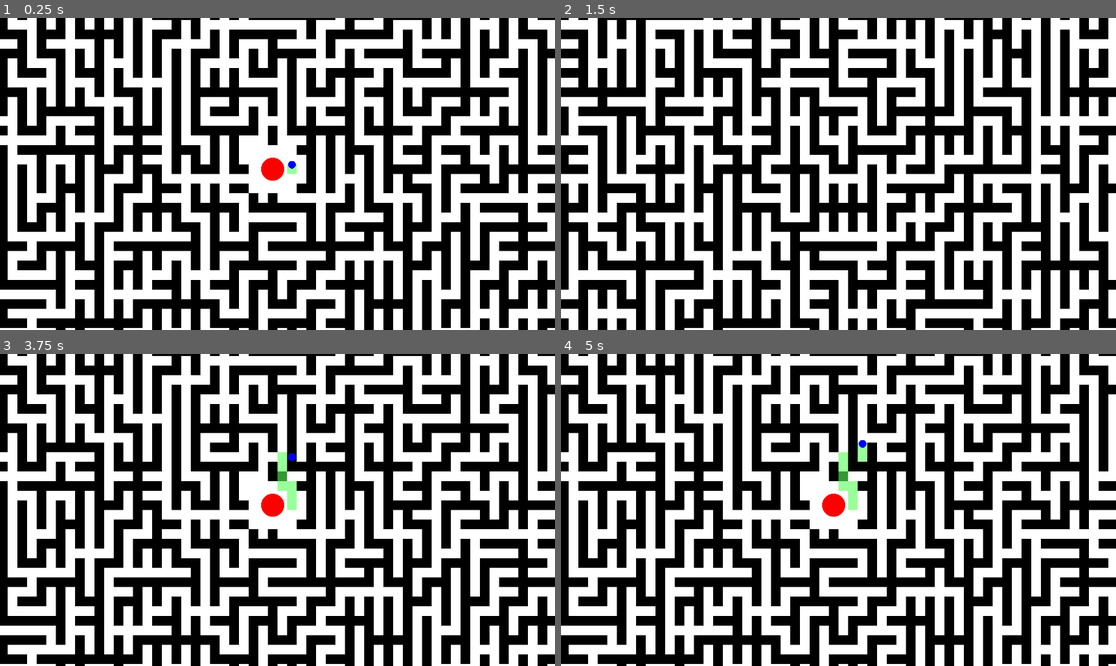
Above: before the commit, frames 1-4 (two rows, left to right).
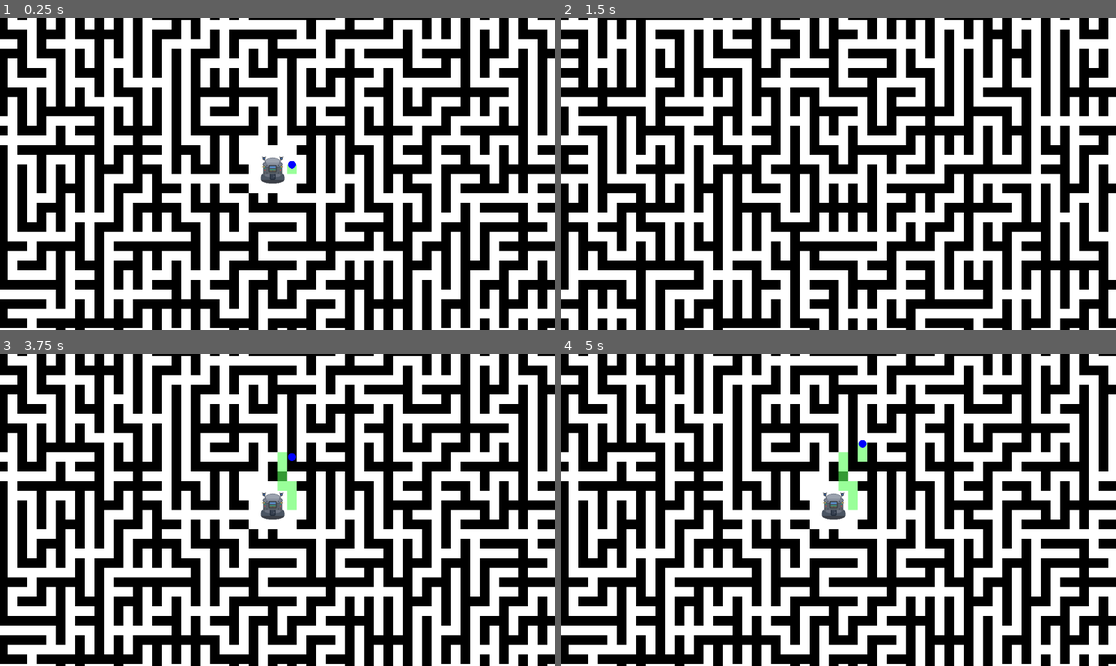
Above: after the commit, the same moments.

Repository: Onheiron/robottini-in-un-labirinto-pazzeschissimo
Game: Godot game, scene res://main.tscn
The game is run twice, just before and just after one commit, with the same random seed, the same clock (stepped at 60 frames per second) and the same inputs.
Inputs (mouse positions are in pixels of both pictures, inside the frame that each line leads up to):
- Up to frame 1 (0.25 s): no input
- Up to frame 2 (1.5 s): tap Enter at 0.5 s; move the mouse to (960, 158) at 0.52 s; hold Right (ui_right) 0.53-1.25 s; click (960, 158) at 0.67 s; tap Space at 1.25 s; drag from (727, 189) to (810, 236) at 1.27 s
- Up to frame 3 (3.75 s): tap Enter at 2, 3.5 s; move the mouse to (333, 441) at 2.02 s; hold Right (ui_right) 2.03-2.75 s; tap Space at 2.75 s; drag from (249, 572) to (111, 463) at 2.77 s; move the mouse to (444, 556) at 3.52 s; hold Left (ui_left) from 3.53 s (still down)
- Up to frame 4 (5 s): release Left (ui_left) at 4.25 s; tap Space at 4.25 s; drag from (672, 463) to (755, 432) at 4.27 s

The runs differ from the first frame. In frame 1, 0.3% of the frame differs, in the area x 46-52%, y 44-54%; in frame 2, nothing differs; in frame 3, 0.3%; in frame 4, 0.3%.

Commit message:
zoom & pan

Diff:
--- /dev/null
+++ b/assets/robot_base.svg
@@ -0,0 +1,81 @@
+<?xml version="1.0" encoding="UTF-8"?>
+<svg width="64" height="80" viewBox="0 0 64 80" xmlns="http://www.w3.org/2000/svg">
+  <!-- Shadow at ground level - centered on the base center -->
+  <ellipse cx="32" cy="62" rx="20" ry="5" fill="#00000030"/>
+
+  <!-- Base platform bottom (more 3D perspective) -->
+  <ellipse cx="32" cy="62" rx="24" ry="8" fill="#3B3F47"/>
+
+  <!-- Base platform sides -->
+  <path d="M 8 62 L 8 56 Q 8 52 12 50 L 52 50 Q 56 52 56 56 L 56 62" fill="#4B5563" stroke="#374151" stroke-width="1"/>
+
+  <!-- Main body cylinder -->
+  <ellipse cx="32" cy="50" rx="20" ry="7" fill="#6B7280"/>
+  <rect x="12" y="30" width="40" height="20" fill="#5A6169"/>
+  <ellipse cx="32" cy="30" rx="20" ry="7" fill="#7B8290" stroke="#4B5563" stroke-width="1.5"/>
+
+  <!-- Top dome -->
+  <ellipse cx="32" cy="26" rx="16" ry="6" fill="#8B92A0"/>
+  <path d="M 16 26 Q 16 18 32 16 Q 48 18 48 26" fill="#9CA3AF" stroke="#6B7280" stroke-width="1"/>
+
+  <!-- Central panel with details -->
+  <rect x="24" y="32" width="16" height="14" rx="2" fill="#4A5057" stroke="#2D3338" stroke-width="1"/>
+  <rect x="26" y="34" width="12" height="4" rx="1" fill="#60A5FA" opacity="0.7"/>
+  <rect x="26" y="40" width="12" height="2" rx="0.5" fill="#34D399" opacity="0.6"/>
+  <rect x="26" y="43" width="5" height="1" rx="0.5" fill="#F59E0B" opacity="0.6"/>
+  <rect x="33" y="43" width="5" height="1" rx="0.5" fill="#F59E0B" opacity="0.6"/>
+
+  <!-- Door panel -->
+  <path d="M 27 50 L 27 60 Q 27 61 28 61 L 36 61 Q 37 61 37 60 L 37 50" fill="#374151" stroke="#1F2937" stroke-width="1.2"/>
+  <circle cx="35" cy="55" r="1" fill="#6B7280"/>
+  <line x1="29" y1="54" x2="33" y2="54" stroke="#4B5563" stroke-width="0.8"/>
+  <line x1="29" y1="57" x2="33" y2="57" stroke="#4B5563" stroke-width="0.8"/>
+
+  <!-- Left radar antenna -->
+  <line x1="18" y1="28" x2="14" y2="18" stroke="#6B7280" stroke-width="2" stroke-linecap="round"/>
+  <line x1="14" y1="18" x2="10" y2="14" stroke="#6B7280" stroke-width="1.5"/>
+  <line x1="14" y1="18" x2="18" y2="14" stroke="#6B7280" stroke-width="1.5"/>
+  <circle cx="14" cy="18" r="2.5" fill="#4B5563" stroke="#2D3338" stroke-width="1"/>
+  <circle cx="14" cy="18" r="1" fill="#3B82F6"/>
+
+  <!-- Right radar antenna -->
+  <line x1="46" y1="28" x2="50" y2="18" stroke="#6B7280" stroke-width="2" stroke-linecap="round"/>
+  <line x1="50" y1="18" x2="46" y2="14" stroke="#6B7280" stroke-width="1.5"/>
+  <line x1="50" y1="18" x2="54" y2="14" stroke="#6B7280" stroke-width="1.5"/>
+  <circle cx="50" cy="18" r="2.5" fill="#4B5563" stroke="#2D3338" stroke-width="1"/>
+  <circle cx="50" cy="18" r="1" fill="#3B82F6"/>
+
+  <!-- Left spotlight -->
+  <g transform="translate(14, 35)">
+    <ellipse cx="0" cy="0" rx="3" ry="2" fill="#4B5563"/>
+    <circle cx="0" cy="0" r="1.5" fill="#FCD34D" opacity="0.9"/>
+    <path d="M -1 0 L -6 -3 L -6 3 Z" fill="#FCD34D" opacity="0.2"/>
+  </g>
+
+  <!-- Right spotlight -->
+  <g transform="translate(50, 35)">
+    <ellipse cx="0" cy="0" rx="3" ry="2" fill="#4B5563"/>
+    <circle cx="0" cy="0" r="1.5" fill="#FCD34D" opacity="0.9"/>
+    <path d="M 1 0 L 6 -3 L 6 3 Z" fill="#FCD34D" opacity="0.2"/>
+  </g>
+
+  <!-- Status LEDs on body -->
+  <circle cx="16" cy="38" r="1.2" fill="#10B981"/>
+  <circle cx="16" cy="42" r="1.2" fill="#EF4444"/>
+  <circle cx="48" cy="38" r="1.2" fill="#10B981"/>
+  <circle cx="48" cy="42" r="1.2" fill="#EF4444"/>
+
+  <!-- Ventilation grills on sides -->
+  <g opacity="0.5">
+    <line x1="13" y1="46" x2="13" y2="54" stroke="#2D3338" stroke-width="1"/>
+    <line x1="15" y1="46" x2="15" y2="54" stroke="#2D3338" stroke-width="1"/>
+    <line x1="49" y1="46" x2="49" y2="54" stroke="#2D3338" stroke-width="1"/>
+    <line x1="51" y1="46" x2="51" y2="54" stroke="#2D3338" stroke-width="1"/>
+  </g>
+
+  <!-- Bolts/rivets for detail -->
+  <circle cx="20" cy="32" r="0.8" fill="#374151"/>
+  <circle cx="44" cy="32" r="0.8" fill="#374151"/>
+  <circle cx="20" cy="48" r="0.8" fill="#374151"/>
+  <circle cx="44" cy="48" r="0.8" fill="#374151"/>
+</svg>
--- a/scripts/maze_generator.gd
+++ b/scripts/maze_generator.gd
@@ -46,7 +46,13 @@
 var pan_start_mouse: Vector2
 var pan_start_offset: Vector2
 
+# Texture base robotica
+var robot_base_texture: Texture2D
+
 func _ready():
+	# Carica la texture della base robotica
+	robot_base_texture = load("res://assets/robot_base.svg")
+
 	minimap = Minimap.new()
 	minimap.meta_maze_size = meta_maze_size
 
@@ -399,9 +405,12 @@
 	var objects = world_state.get_objects_in_cell(current_meta_cell_x, current_meta_cell_y, current_cell_x, current_cell_y)
 	for obj in objects:
 		if obj["type"] == "spawn_circle":
-			var radius = obj["data"]["radius"]
-			var obj_color = obj["data"]["color"]
-			draw_circle(obj["position"], radius, obj_color)
+			# Disegna la base robotica invece del cerchio
+			if robot_base_texture:
+				var texture_size = Vector2(64, 80)  # Dimensione della texture (più alta)
+				# Centro l'SVG rispetto al suo centro geometrico (texture_size / 2)
+				var pos = obj["position"] - texture_size / 2
+				draw_texture_rect(robot_base_texture, Rect2(pos, texture_size), false)
 		elif obj["type"] == "junction":
 			# Disegna snodi con verde scuro
 			var junction_rect = Rect2(obj["position"].x * cell_size, obj["position"].y * cell_size, cell_size, cell_size)
Not shown, added: assets/robot_base.svg.import
